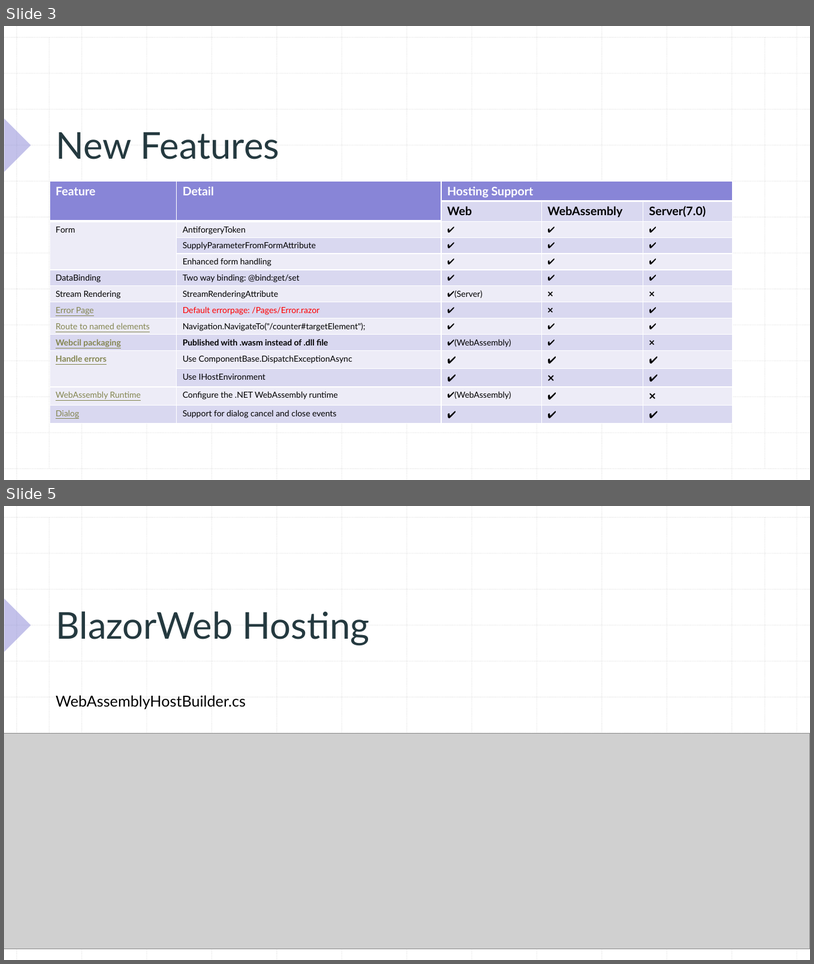
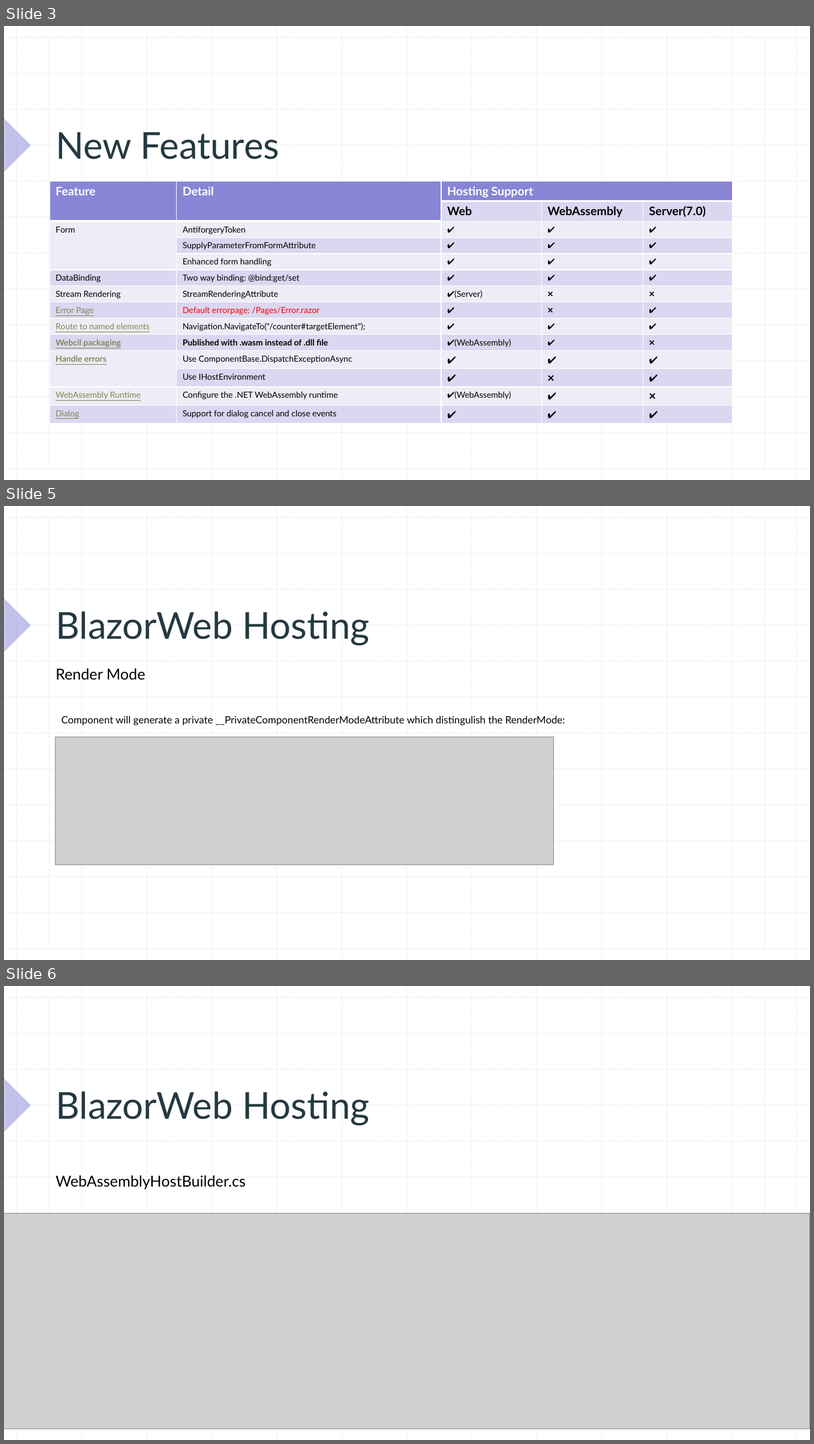
Before and after one commit to xccu/NetCore-Demo, a slide deck: Blazor in .net 8.pptx. Shown one above the other, each under a label of ours: slides 3 and 5 before the commit, slides 3, 5 and 6 after it; the slides between them are not shown. The pictures are 814x964 and 814x1444 pixels, drawn with LibreOffice and Linux fonts; fonts in the diff are those of the drawing; grey boxes stand for pictures. Boxes give left, top, right and bottom in pixels: in the first picture for what was removed or moved away, otherwise in the second. Text is boxed around its words. In the diff, an @@ line names an element or a change of style, - is before the commit and + after.

```diff
--- a/Blazor in .net 8.pptx
+++ b/Blazor in .net 8.pptx
@@ slide 5 added at <box>4,506,810,960</box>, background #FFFFFF; not listed: 29 template elements that a slide beside it also shows @@
@@ title added at <box>56,611,370,646</box>, 44 pt, text #24393F @@
+BlazorWeb Hosting
@@ text added at <box>56,668,146,679</box>, 18 pt, text #000000 @@
+Render Mode
@@ text added at <box>62,715,566,725</box>, 12 pt, text #000000 @@
+Component will generate a private __PrivateComponentRenderModeAttribute which distingulish the RenderMode:
@@ picture added at <box>56,736,554,864</box> @@
@@ what was slide 5 is now slide 6 @@
```
Also in this commit, not shown: 3 slides changed, 3 other slides added, 3 other files.
